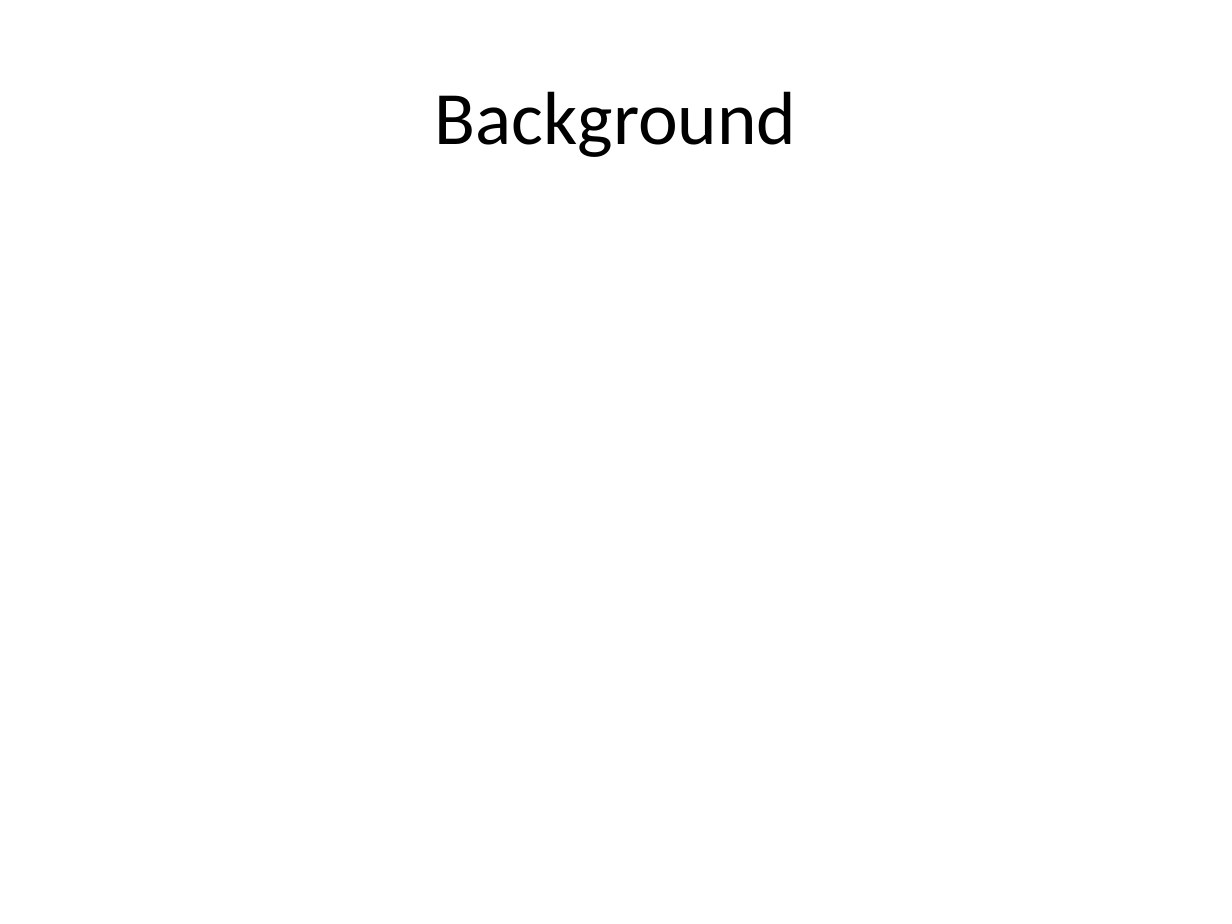
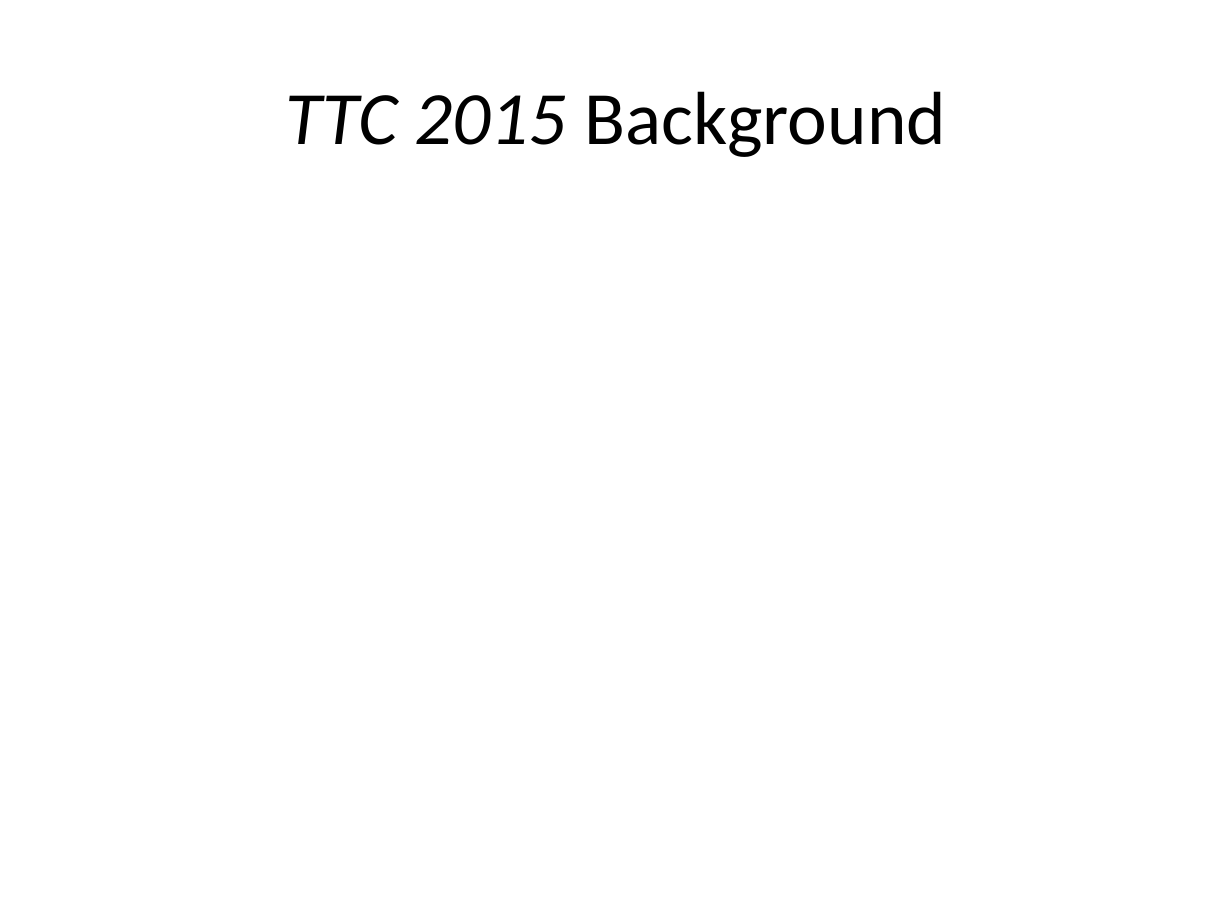
Before and after one commit to christoff-buerger/racr, a slide deck: slide 2 of examples/ttc-2015-fuml-activity-diagrams/documentation/figures/solution-presentation.pptx. Drawn at 1232x924 pixels with LibreOffice and Linux fonts; fonts in the diff are those of the drawing. Boxes give left, top, right and bottom in pixels: in the first picture for what was removed or moved away, otherwise in the second. Text is boxed around its words. In the diff, an @@ line names an element or a change of style, - is before the commit and + after.

```diff
--- a/examples/ttc-2015-fuml-activity-diagrams/documentation/figures/solution-presentation.pptx
+++ b/examples/ttc-2015-fuml-activity-diagrams/documentation/figures/solution-presentation.pptx
@@ title at <box>285,91,947,157</box>: text changed @@
-Background
+TTC 2015 Background
```
Also in this commit, not shown: 4 other slides changed, 4 slides added, 1 slide removed, 1 other file.
